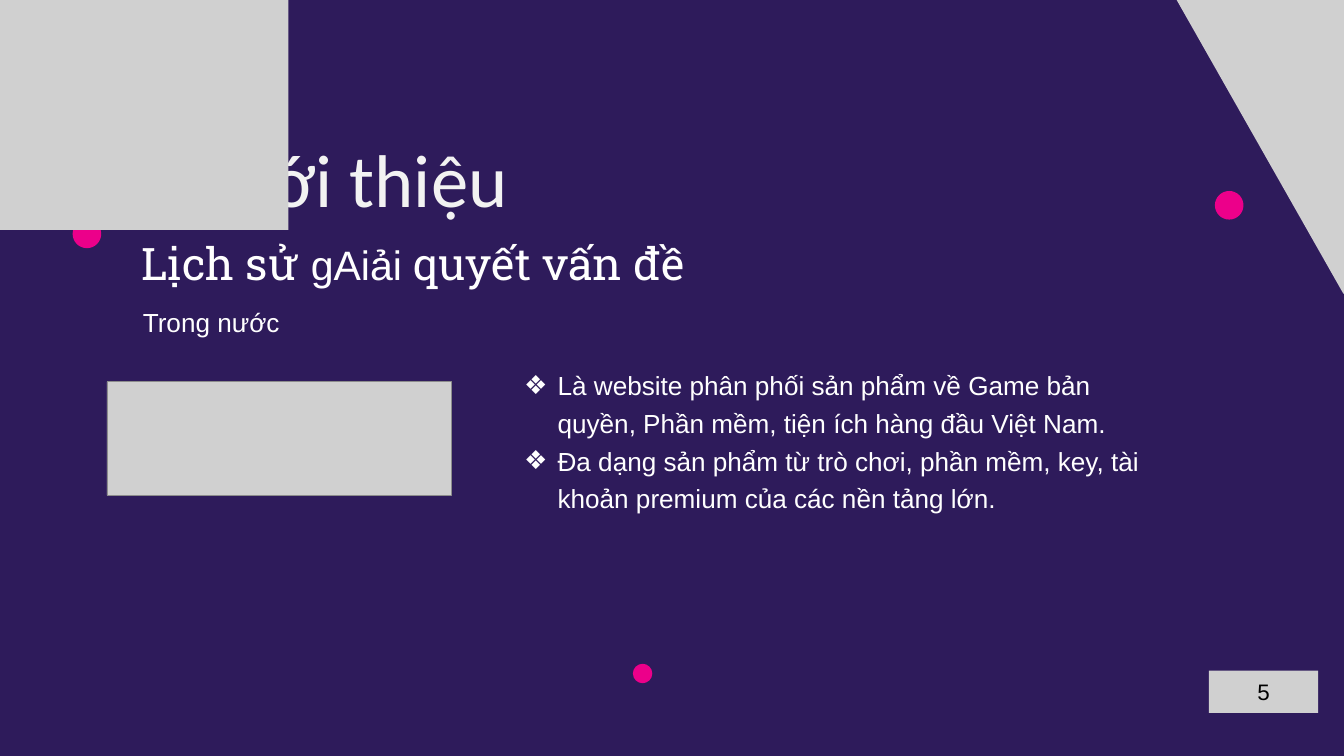
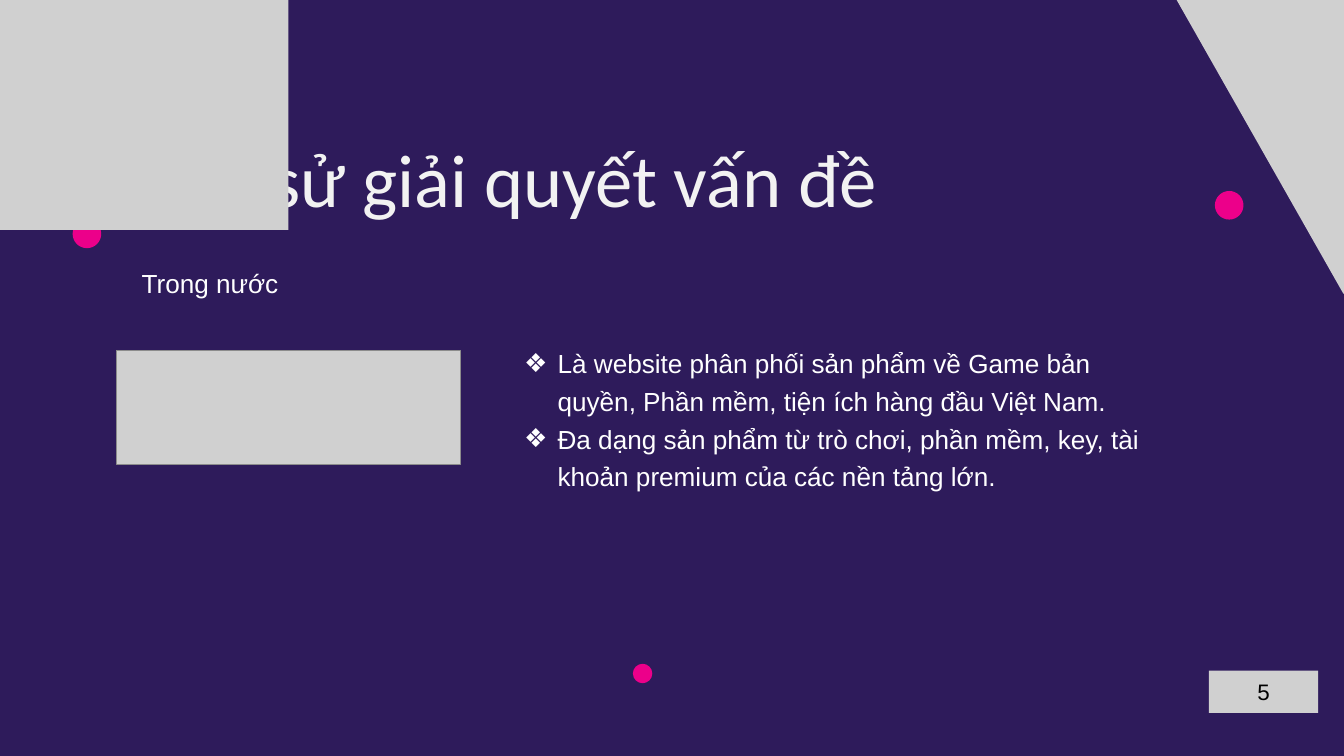
Before and after one commit to B2012257/lvtn_indieGameForum, a slide deck: slide 5 of docs/gameIndiePPT.pptx. Drawn at 1344x756 pixels with LibreOffice and Linux fonts; fonts in the diff are those of the drawing; grey boxes stand for pictures. Boxes give left, top, right and bottom in pixels: in the first picture for what was removed or moved away, otherwise in the second. Text is boxed around its words. In the diff, an @@ line names an element or a change of style, - is before the commit and + after.

```diff
--- a/docs/gameIndiePPT.pptx
+++ b/docs/gameIndiePPT.pptx
@@ text removed at [209,145,508,224] @@
-1. Giới thiệu
@@ text at [271,145,876,224]: text changed; size 48 to 80 pt; font Roboto Slab to Calibri; text colour #FFFFFF to #F2F2F2 @@
-Lịch sử gAiải quyết vấn đề
+Lịch sử giải quyết vấn đề
@@ text "Trong nước": place and size @@
-text "Trong nước" at [143,312,279,338]
+text "Trong nước" at [142,273,278,299]
@@ picture: place and size @@
-picture at [107,382,451,495]
+picture at [116,350,460,464]
@@ text "Là website phân phối sản ...": place and size @@
-text "Là website phân phối sản ..." at [558,374,1139,514]
+text "Là website phân phối sản ..." at [558,352,1139,492]
```
Also in this commit, not shown: 10 other slides changed, 18 other files.
